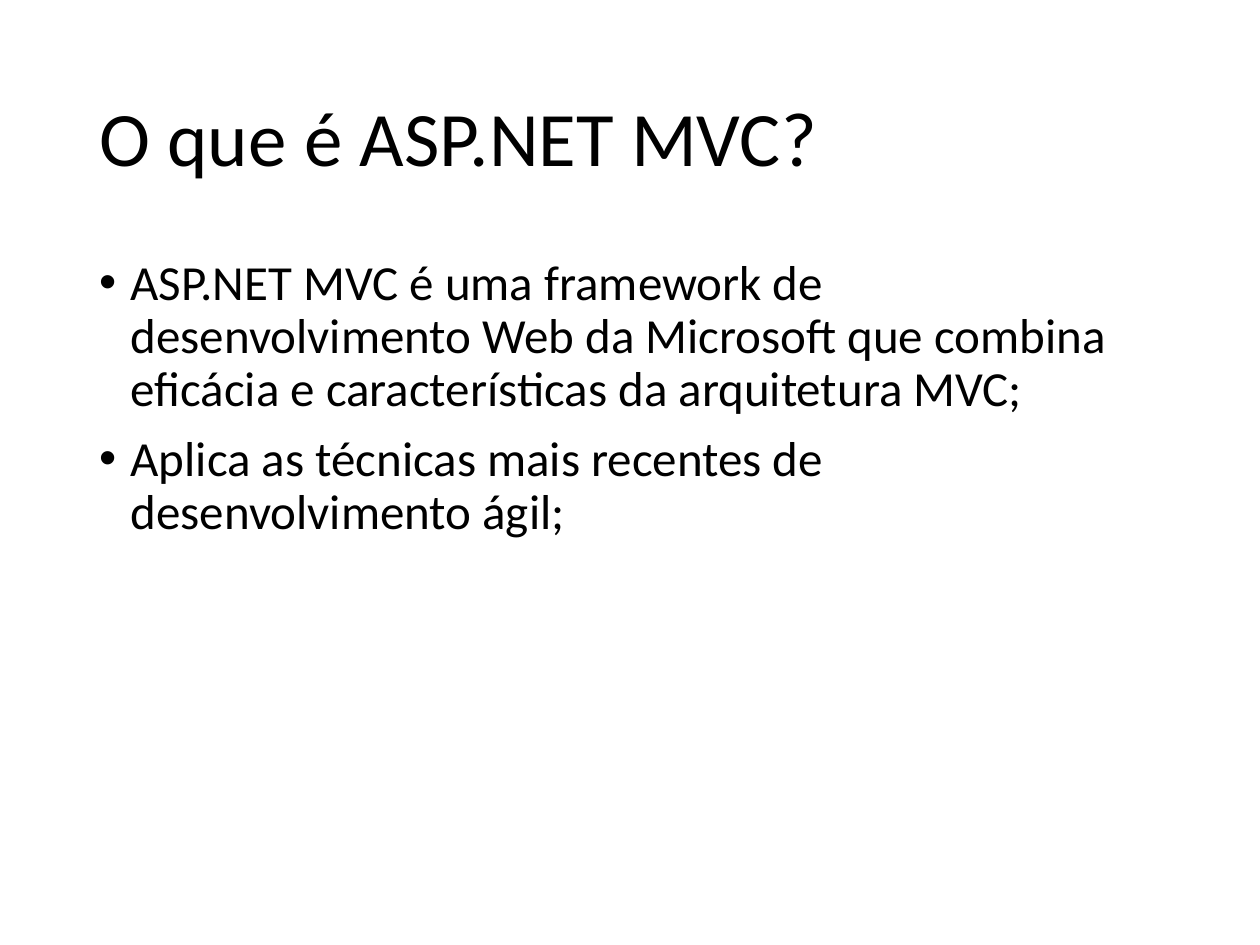
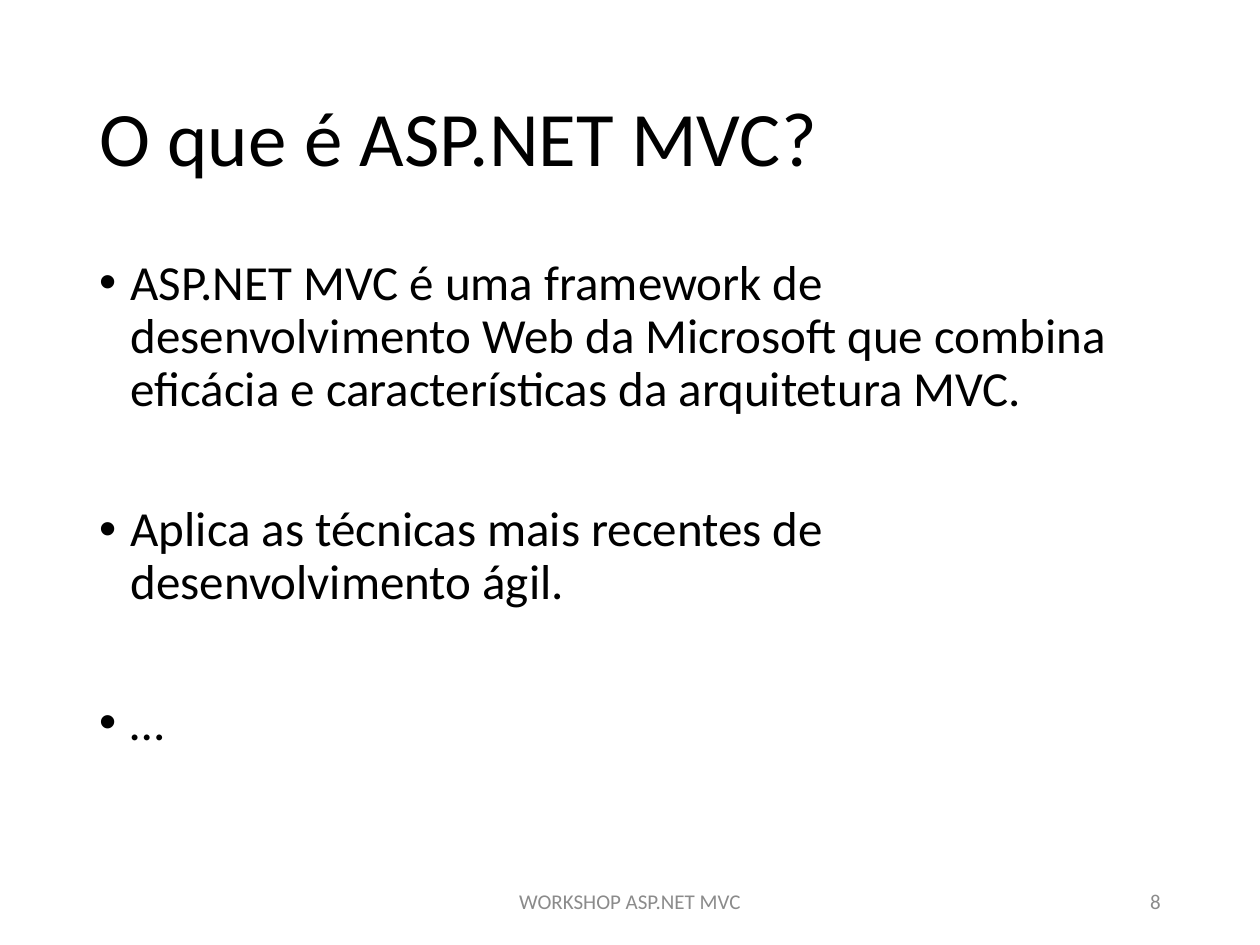
Before and after one commit to MiguelCosta/aspnet-workshop, a slide deck: slide 8 of ppt/aspnet-workshop.pptx. Drawn at 1260x945 pixels with LibreOffice and Linux fonts; fonts in the diff are those of the drawing. Boxes give left, top, right and bottom in pixels: in the first picture for what was removed or moved away, otherwise in the second. Text is boxed around its words. In the diff, an @@ line names an element or a change of style, - is before the commit and + after.

```diff
--- a/ppt/aspnet-workshop.pptx
+++ b/ppt/aspnet-workshop.pptx
@@ text at box(131, 266, 1105, 608): text changed @@
-• ASP.NET MVC é uma framework de desenvolvimento Web da Microsoft que combina eficácia e características da arquitetura MVC;
-• Aplica as técnicas mais recentes de desenvolvimento ágil;
+• ASP.NET MVC é uma framework de desenvolvimento Web da Microsoft que combina eficácia e características da arquitetura MVC.
+• Aplica as técnicas mais recentes de desenvolvimento ágil.
+• …
@@ text added at box(519, 895, 741, 909), 12 pt, text #8C8C8C @@
+WORKSHOP ASP.NET MVC
@@ page number added at box(1150, 895, 1161, 909), 12 pt, text #8C8C8C @@
+8
```
Also in this commit, not shown: 15 other slides changed, 4 slides added, 3 slides removed.
